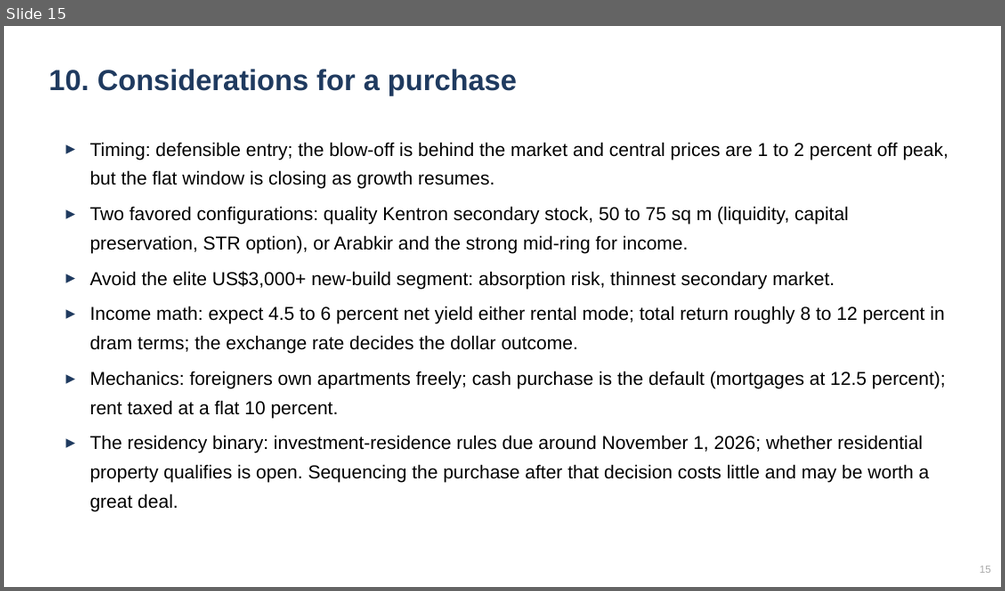
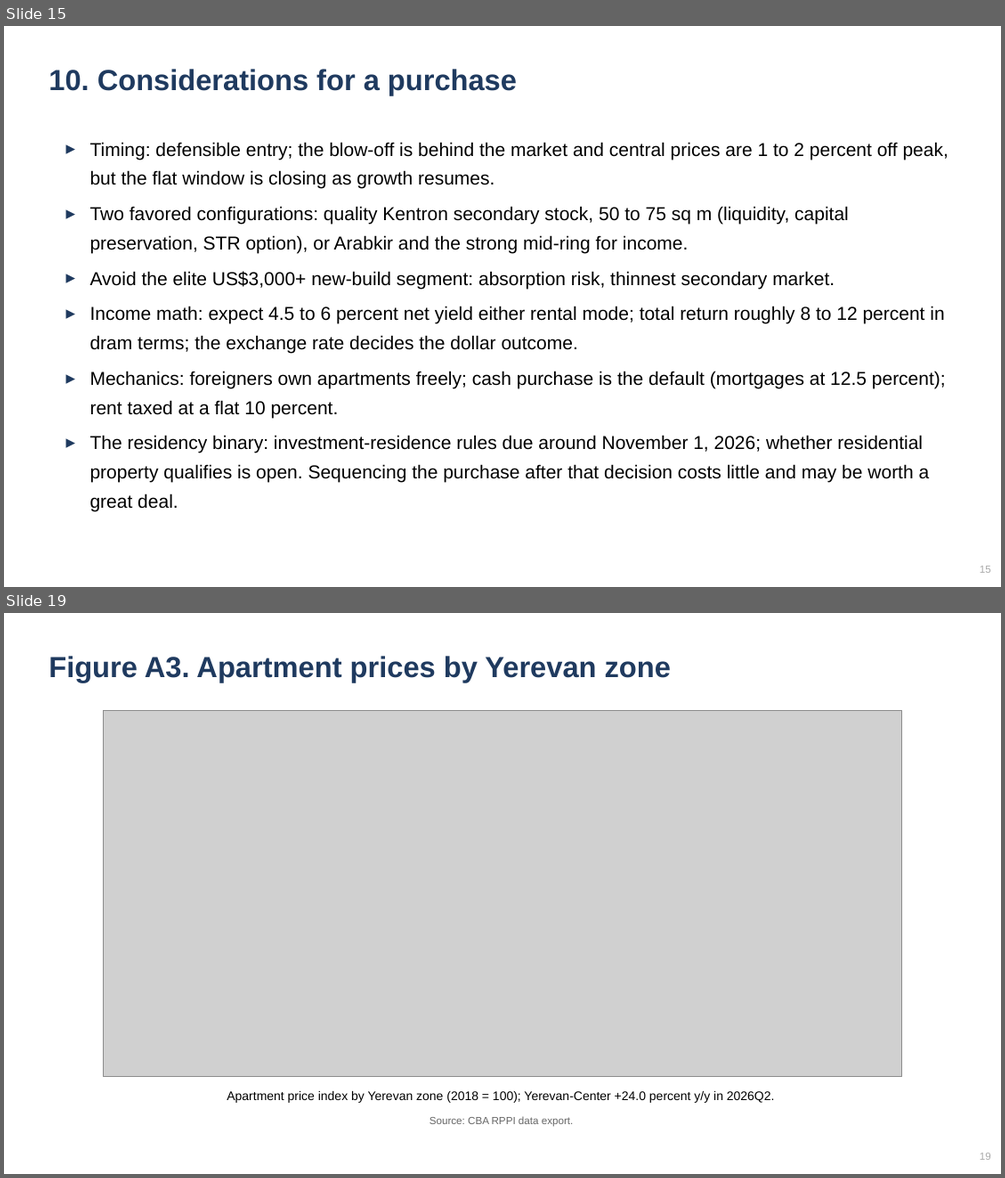
Before and after one commit to rasoolzandvakil-boop/yerevan-housing, a slide deck: Yerevan-Housing-Market-Slides.pptx. Shown one above the other, each under a label of ours: slide 15 before the commit, slides 15 and 19 after it; the slides between them are not shown. The pictures are 1005x591 and 1005x1178 pixels, drawn with LibreOffice and Linux fonts; fonts in the diff are those of the drawing; grey boxes stand for pictures. Boxes give left, top, right and bottom in pixels: in the first picture for what was removed or moved away, otherwise in the second. Text is boxed around its words. In the diff, an @@ line names an element or a change of style, - is before the commit and + after.

```diff
--- a/Yerevan-Housing-Market-Slides.pptx
+++ b/Yerevan-Housing-Market-Slides.pptx
@@ slide 19 added at <box>4,613,1001,1174</box>, background #FFFFFF @@
@@ text added at <box>48,656,671,682</box>, 28 pt, text #1F3A5F, bold @@
+Figure A3. Apartment prices by Yerevan zone
@@ picture added at <box>104,710,902,1077</box> @@
@@ text added at <box>226,1091,775,1103</box>, 12 pt, text #000000 @@
+Apartment price index by Yerevan zone (2018 = 100); Yerevan-Center +24.0 percent y/y in 2026Q2.
@@ text added at <box>429,1117,574,1126</box>, 10 pt, text #666666 @@
+Source: CBA RPPI data export.
@@ text added at <box>979,1152,991,1159</box>, 10 pt, text #AAAAAA @@
+19
```
Also in this commit, not shown: 6 other slides added, 1 other file.
